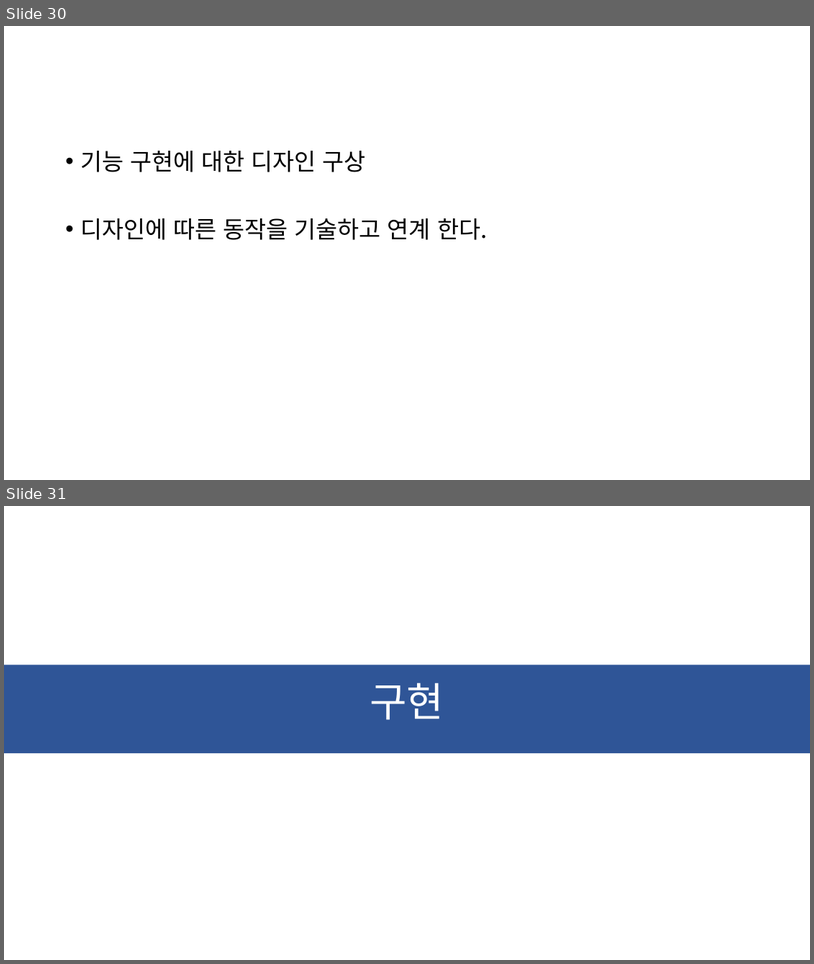
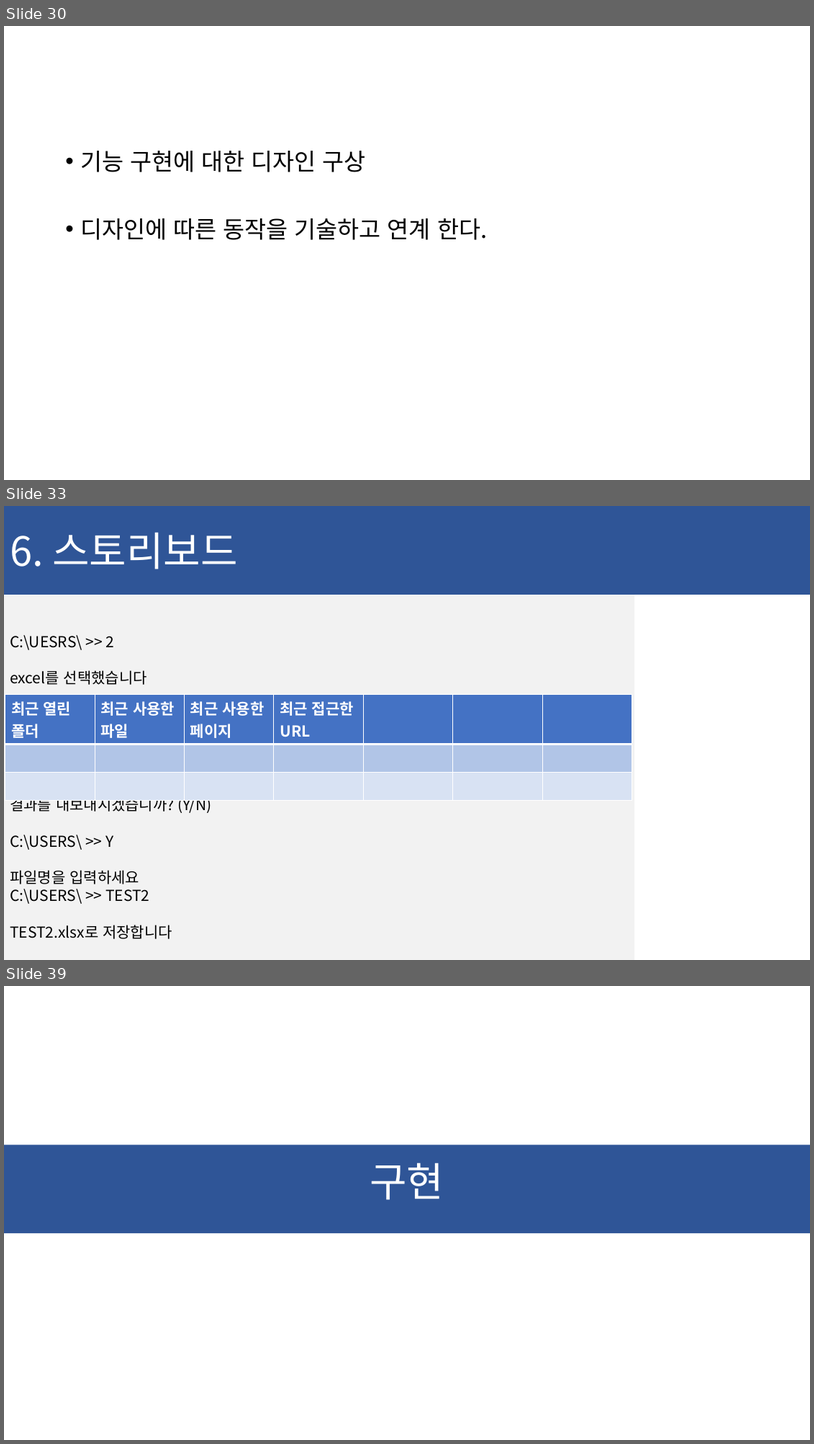
Before and after one commit to ChaeSung-Lee/DJ_InternShip, a slide deck: 2021_Summer/jp.hong/Project_BnD_jph.pptx. Shown one above the other, each under a label of ours: slides 30 and 31 before the commit, slides 30, 33 and 39 after it; the slides between them are not shown. The pictures are 814x964 and 814x1444 pixels, drawn with LibreOffice and Linux fonts; fonts in the diff are those of the drawing. Boxes give left, top, right and bottom in pixels: in the first picture for what was removed or moved away, otherwise in the second. Text is boxed around its words. In the diff, an @@ line names an element or a change of style, - is before the commit and + after.

```diff
--- a/2021_Summer/jp.hong/Project_BnD_jph.pptx
+++ b/2021_Summer/jp.hong/Project_BnD_jph.pptx
@@ slide 33 added at <box>4,506,810,960</box>, background #FFFFFF @@
@@ rectangle added at <box>4,506,810,595</box>, fill #2F5597, 48 pt, text #FFFFFF @@
+6. 스토리보드
@@ rectangle added at <box>4,595,635,960</box>, fill #F2F2F2, 18 pt, text #000000 @@
+C:\UESRS\ >> 2
+excel를 선택했습니다
+결과를 내보내시겠습니까? (Y/N)
+C:\USERS\ >> Y
+파일명을 입력하세요
+C:\USERS\ >> TEST2
+TEST2.xlsx로 저장합니다
@@ table added at <box>5,694,632,785</box>, 3 rows, 7 columns @@
+최근 열린 폴더 | 최근 사용한 파일 | 최근 사용한 페이지 | 최근 접근한 URL |  |  | 
+ |  |  |  |  |  | 
+ |  |  |  |  |  | 
@@ what was slide 31 is now slide 39 @@
```
Also in this commit, not shown: 1 slide changed, 7 other slides added.
